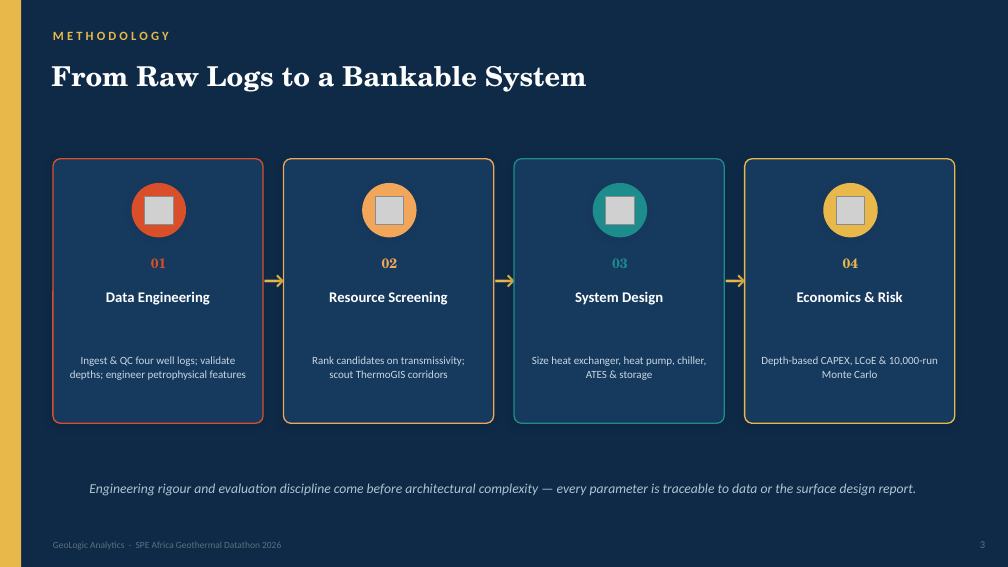
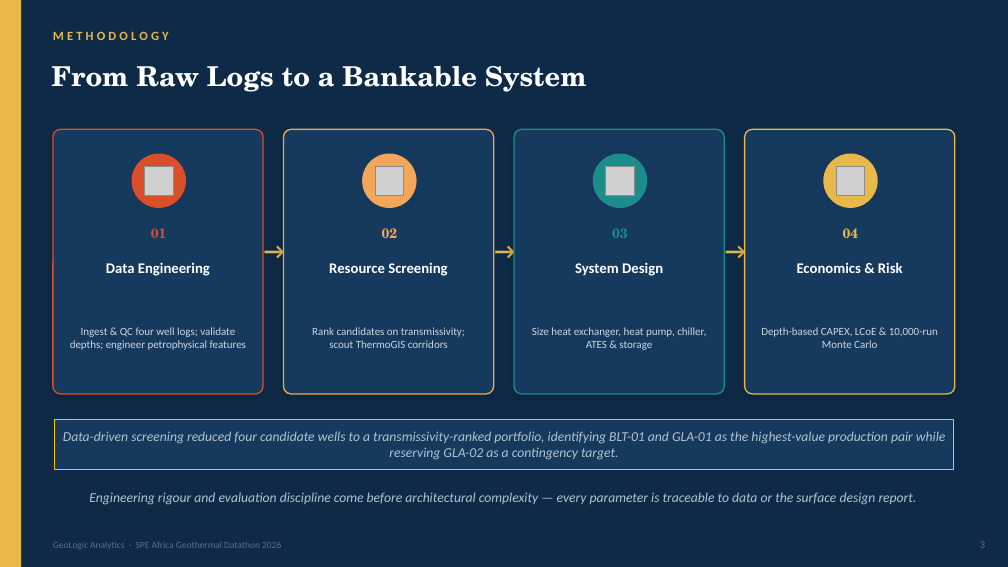
Before and after one commit to FavourOgboi/africa-geothermal-datathon-2026, a slide deck: slide 3 of presentation_assets/slide_exports/Team_GeoLogicAnalytics_PPT_V1.pptx. Drawn at 1008x567 pixels with LibreOffice and Linux fonts; fonts in the diff are those of the drawing; grey boxes stand for pictures. Boxes give left, top, right and bottom in pixels: in the first picture for what was removed or moved away, otherwise in the second. Text is boxed around its words. In the diff, an @@ line names an element or a change of style, - is before the commit and + after.

```diff
--- a/presentation_assets/slide_exports/Team_GeoLogicAnalytics_PPT_V1.pptx
+++ b/presentation_assets/slide_exports/Team_GeoLogicAnalytics_PPT_V1.pptx
@@ 15 texts, 4 pictures, 4 rounded rectangles, 4 ellipses: place and size @@
-15 texts, 4 pictures, 4 rounded rectangles, 4 ellipses at <box>53,159,955,423</box>
+15 texts, 4 pictures, 4 rounded rectangles, 4 ellipses at <box>53,129,955,394</box>
@@ rectangle added at <box>54,420,954,470</box>, fill #16395E, outline #FFC000 0.5 pt, 13 pt, text #AFC3D2, italic @@
+Data-driven screening reduced four candidate wells to a transmissivity-ranked portfolio, identifying BLT-01 and GLA-01 as the highest-value production pair while reserving GLA-02 as a contingency target.
@@ text "Engineering rigour and evaluation discipline ...": place and size @@
-text "Engineering rigour and evaluation discipline ..." at <box>89,483,917,496</box>
+text "Engineering rigour and evaluation discipline ..." at <box>89,492,917,505</box>
```
Also in this commit, not shown: 3 other slides changed, 5 other files.
